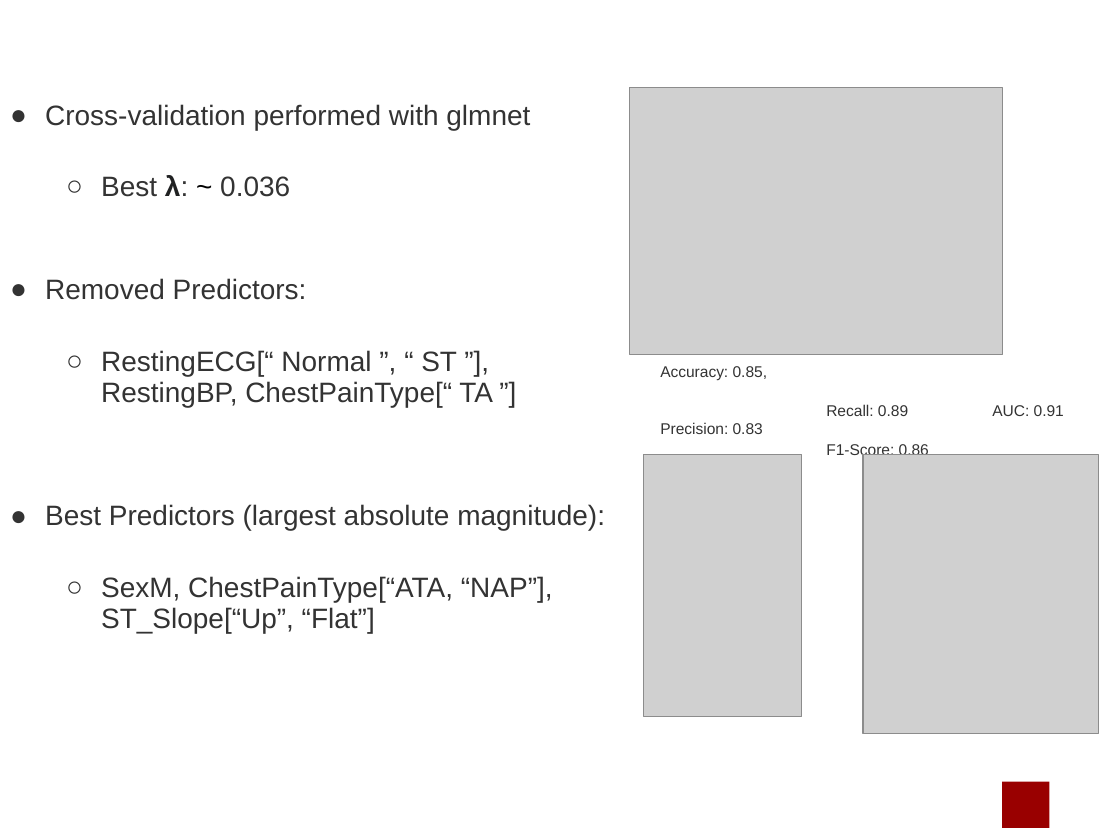
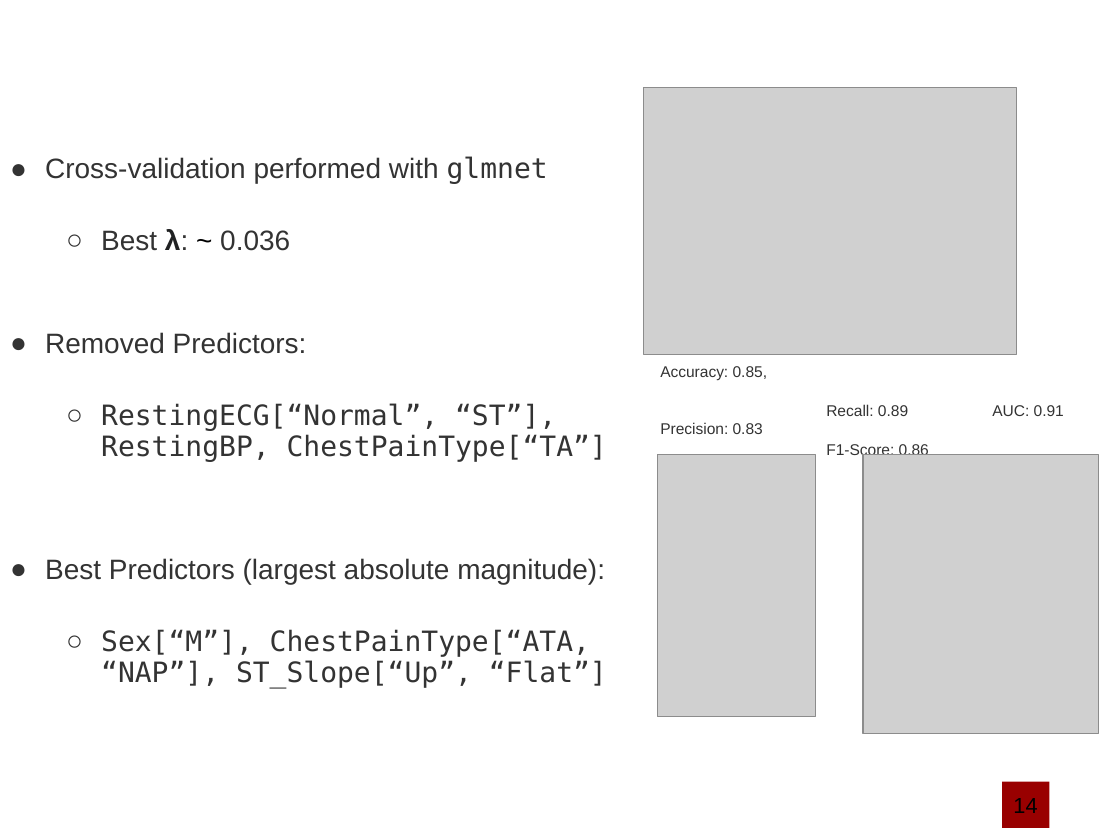
Before and after one commit to marcouderzo/CoronaryHeartDisease-Prediction, a slide deck: slide 17 of slides.pptx (slide 15 before the commit). Drawn at 1120x840 pixels with LibreOffice and Linux fonts; fonts in the diff are those of the drawing; grey boxes stand for pictures; background and template pictures are left out. Boxes give left, top, right and bottom in pixels: in the first picture for what was removed or moved away, otherwise in the second. Text is boxed around its words. In the diff, an @@ line names an element or a change of style, - is before the commit and + after.

```diff
--- a/slides.pptx
+++ b/slides.pptx
@@ picture: place and size @@
-picture at <box>629,88,1002,355</box>
+picture at <box>644,88,1017,355</box>
@@ text at <box>45,156,548,184</box>: font Arial to DejaVu Sans Mono in "glmnet" @@
@@ text at <box>101,403,607,462</box>: text changed; font Arial to DejaVu Sans Mono @@
-  ○ RestingECG[“ Normal ”, “ ST ”], RestingBP, ChestPainType[“ TA ”]
+  ○ RestingECG[“Normal”, “ST”], RestingBP, ChestPainType[“TA”]
@@ picture: place and size @@
-picture at <box>644,455,802,717</box>
+picture at <box>657,455,815,717</box>
@@ text at <box>101,629,607,689</box>: text changed; font Arial to DejaVu Sans Mono @@
-  ○ SexM, ChestPainType[“ATA, “NAP”], ST_Slope[“Up”, “Flat”]
+  ○ Sex[“M”], ChestPainType[“ATA, “NAP”], ST_Slope[“Up”, “Flat”]
@@ page number at <box>1011,809,1046,813</box>: text changed @@
-15/10
+17/10
@@ text in rectangle at <box>1013,798,1037,813</box>: text added @@
+14
```
Also in this commit, not shown: 17 other slides changed, 3 slides added, 1 slide removed, 2 other files.
